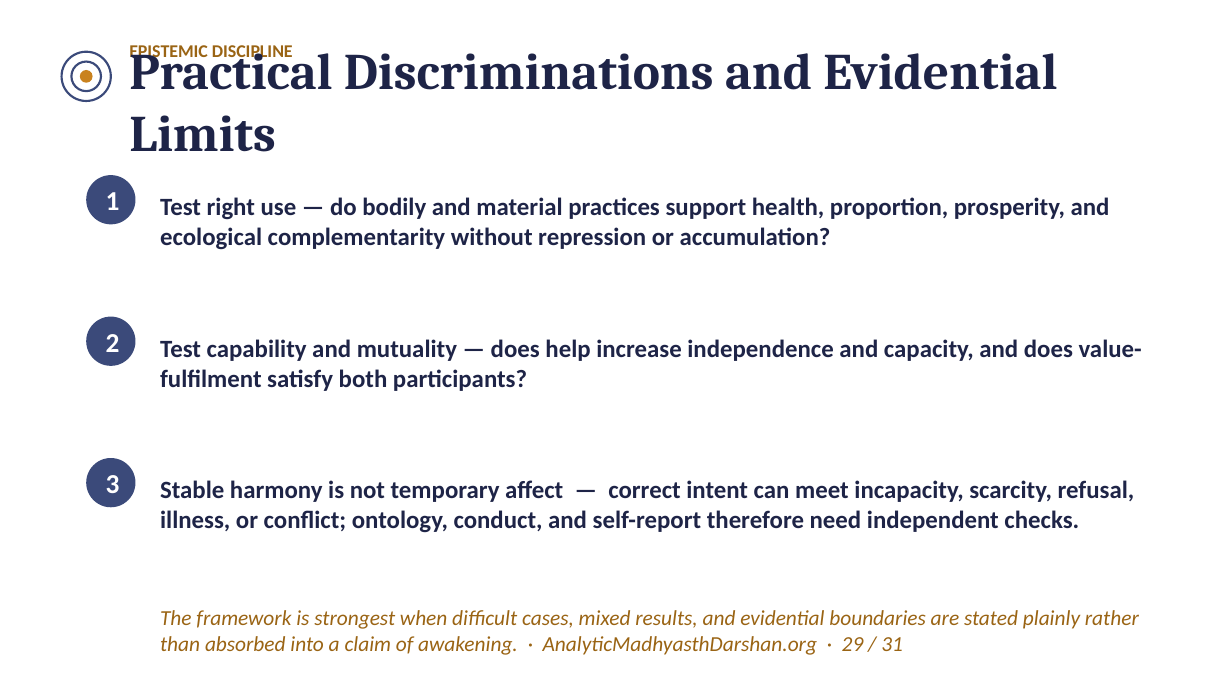
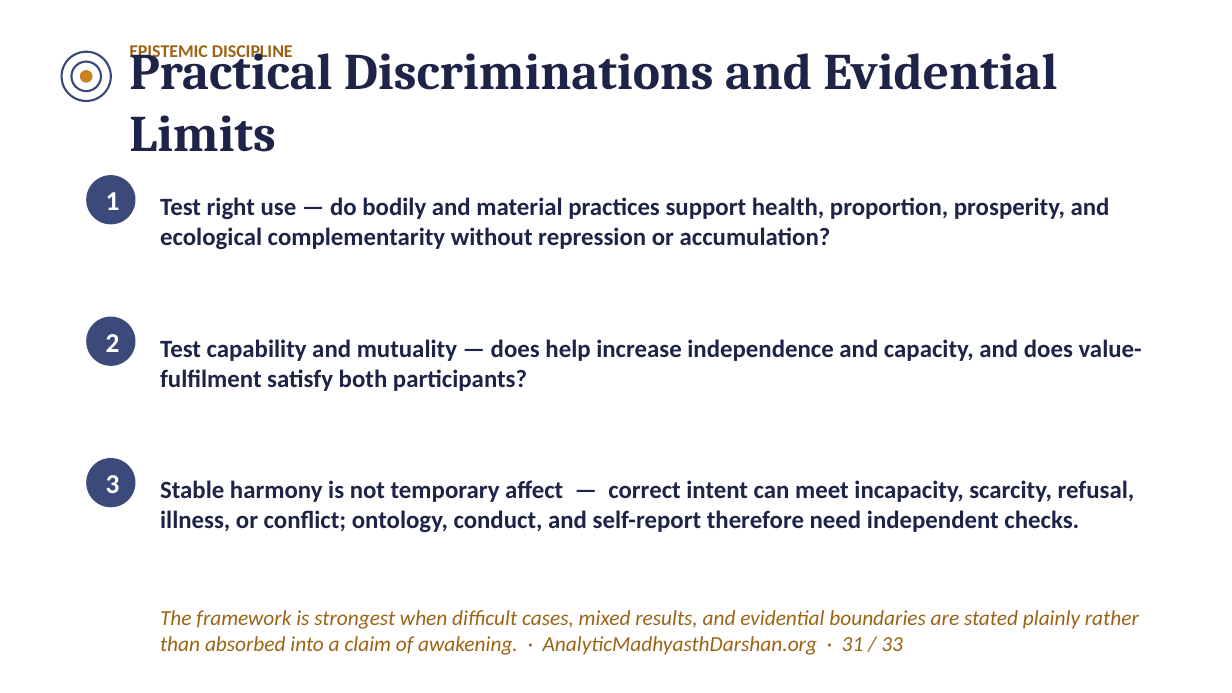
Before and after one commit to raghavamohan/AnalyticMadhyasthDarshan, a slide deck: slide 31 of Studies/The-Epistemology-of-Coexistence/The-Epistemology-of-Coexistence-Madhyasth-Darshan.pptx (slide 29 before the commit). Drawn at 1232x693 pixels with LibreOffice and Linux fonts; fonts in the diff are those of the drawing. Boxes give left, top, right and bottom in pixels: in the first picture for what was removed or moved away, otherwise in the second. Text is boxed around its words. In the diff, an @@ line names an element or a change of style, - is before the commit and + after.

```diff
--- a/Studies/The-Epistemology-of-Coexistence/The-Epistemology-of-Coexistence-Madhyasth-Darshan.pptx
+++ b/Studies/The-Epistemology-of-Coexistence/The-Epistemology-of-Coexistence-Madhyasth-Darshan.pptx
@@ text at (x1=160, y1=610, x2=1139, y2=655): text changed @@
-The framework is strongest when difficult cases, mixed results, and evidential boundaries are stated plainly rather than absorbed into a claim of awakening. · AnalyticMadhyasthDarshan.org · 29 / 31
+The framework is strongest when difficult cases, mixed results, and evidential boundaries are stated plainly rather than absorbed into a claim of awakening. · AnalyticMadhyasthDarshan.org · 31 / 33
```
Also in this commit, not shown: 30 other slides changed, 2 slides added.
